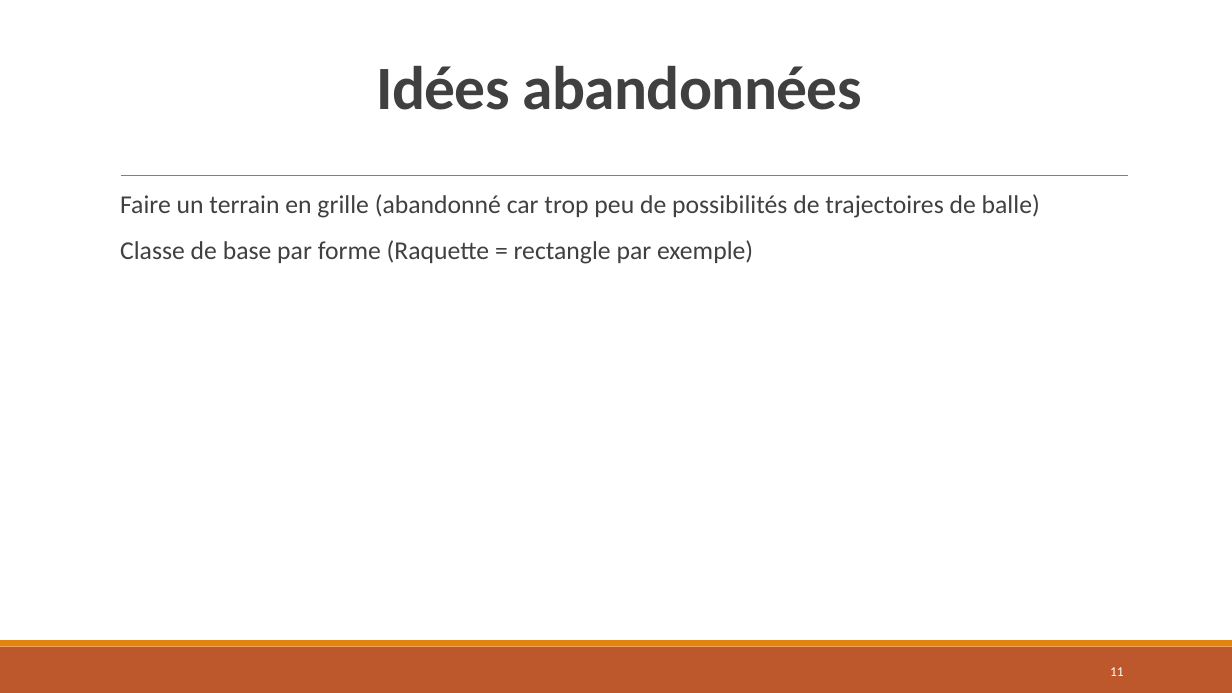
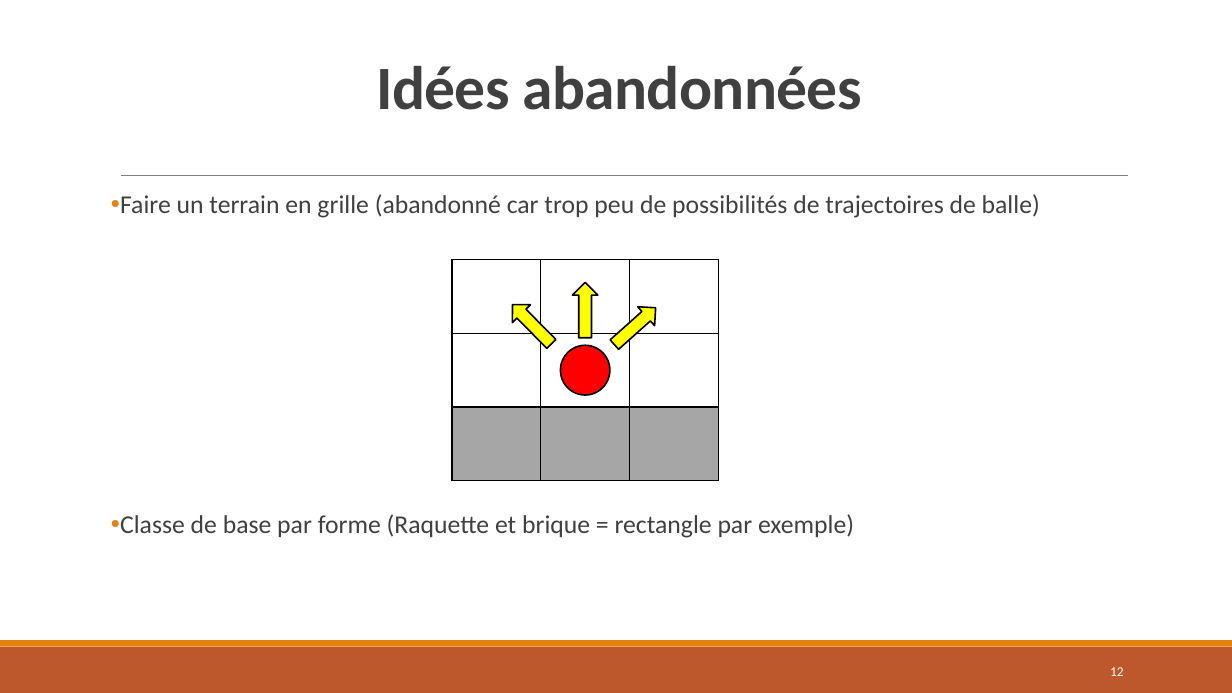
Before and after one commit to Skabran/Casse-Brique-Projet, a slide deck: slide 12 of Presentation_casse_brique.pptx (slide 11 before the commit). Drawn at 1232x693 pixels with LibreOffice and Linux fonts; fonts in the diff are those of the drawing. Boxes give left, top, right and bottom in pixels: in the first picture for what was removed or moved away, otherwise in the second. Text is boxed around its words. In the diff, an @@ line names an element or a change of style, - is before the commit and + after.

```diff
--- a/Presentation_casse_brique.pptx
+++ b/Presentation_casse_brique.pptx
@@ text at <box>120,194,1040,218</box>: bullet   to • @@
@@ table added at <box>452,260,718,482</box>, 3 rows, 3 columns @@
+ |  | 
+ |  | 
+ |  | 
@@ right arrow added at <box>504,295,561,352</box>, fill #FFFF00, outline #000000 1.25 pt @@
@@ right arrow added at <box>573,282,598,338</box>, fill #FFFF00, outline #000000 1.25 pt @@
@@ right arrow added at <box>606,298,664,354</box>, fill #FFFF00, outline #000000 1.25 pt @@
@@ ellipse added at <box>561,346,611,396</box>, fill #FF0000, outline #000000 1.25 pt @@
@@ text at <box>120,514,854,538</box>: text changed @@
-  Classe de base par forme (Raquette = rectangle par exemple)
+• Classe de base par forme (Raquette et brique = rectangle par exemple)
@@ page number at <box>1110,667,1124,676</box>: text changed @@
-11
+12
```
Also in this commit, not shown: 5 other slides changed, 1 slide added.
